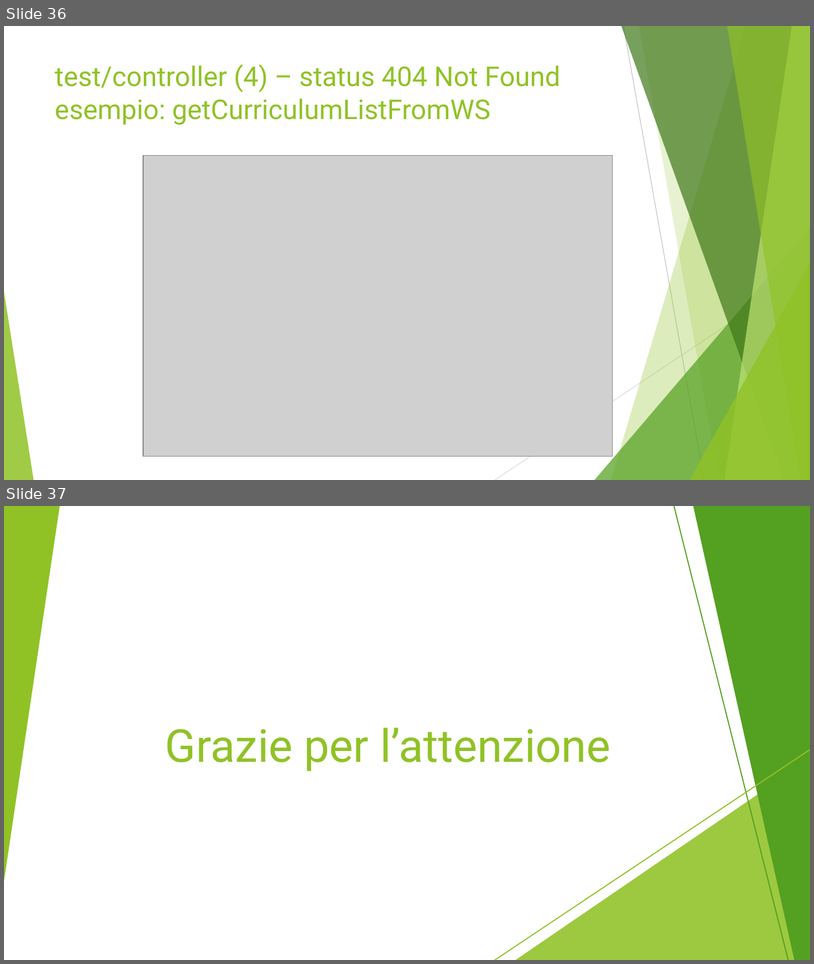
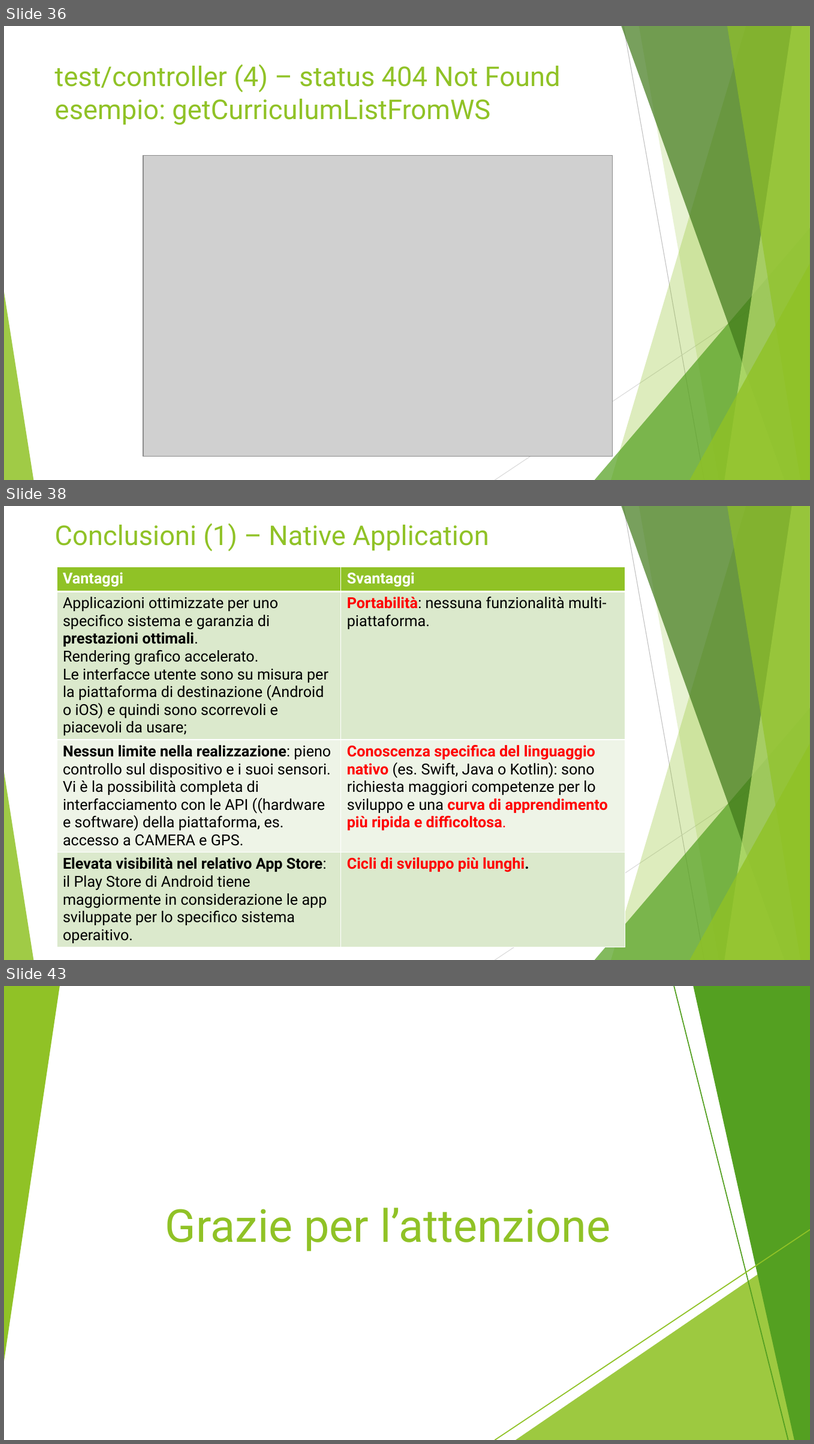
Before and after one commit to luca94-dev/ETutoring-Flutter, a slide deck: report/Bortolotti_DeCenzo_Marignati_Slides.pptx. Shown one above the other, each under a label of ours: slides 36 and 37 before the commit, slides 36, 38 and 43 after it; the slides between them are not shown. The pictures are 814x964 and 814x1444 pixels, drawn with LibreOffice and Linux fonts; fonts in the diff are those of the drawing; grey boxes stand for pictures. Boxes give left, top, right and bottom in pixels: in the first picture for what was removed or moved away, otherwise in the second. Text is boxed around its words. In the diff, an @@ line names an element or a change of style, - is before the commit and + after.

```diff
--- a/report/Bortolotti_DeCenzo_Marignati_Slides.pptx
+++ b/report/Bortolotti_DeCenzo_Marignati_Slides.pptx
@@ slide 38 added at (x1=4, y1=506, x2=810, y2=960), background #FFFFFF; not listed: 10 template elements that a slide beside it also shows @@
@@ title added at (x1=55, y1=523, x2=489, y2=551), 32.4 pt, text #90C226 @@
+Conclusioni (1) – Native Application
@@ table added at (x1=57, y1=567, x2=625, y2=955), 4 rows, 2 columns @@
+Vantaggi | Svantaggi
+Applicazioni ottimizzate per uno specifico sistema e garanzia di prestazioni ottimali. / Rendering grafico accelerato. / Le interfacce utente sono su misura per la piattaforma di destinazione (Android o iOS) e quindi sono scorrevoli e piacevoli da usare; | Portabilità: nessuna funzionalità multi-piattaforma.
+Nessun limite nella realizzazione: pieno controllo sul dispositivo e i suoi sensori. Vi è la possibilità completa di interfacciamento con le API ((hardware e software) della piattaforma, es. accesso a CAMERA e GPS. | Conoscenza specifica del linguaggio nativo (es. Swift, Java o Kotlin): sono richiesta maggiori competenze per lo sviluppo e una curva di apprendimento più ripida e difficoltosa.
+Elevata visibilità nel relativo App Store: il Play Store di Android tiene maggiormente in considerazione le app sviluppate per lo specifico sistema operaitivo. | Cicli di sviluppo più lunghi.
@@ what was slide 37 is now slide 43 @@
```
Also in this commit, not shown: 1 slide changed, 5 other slides added.
